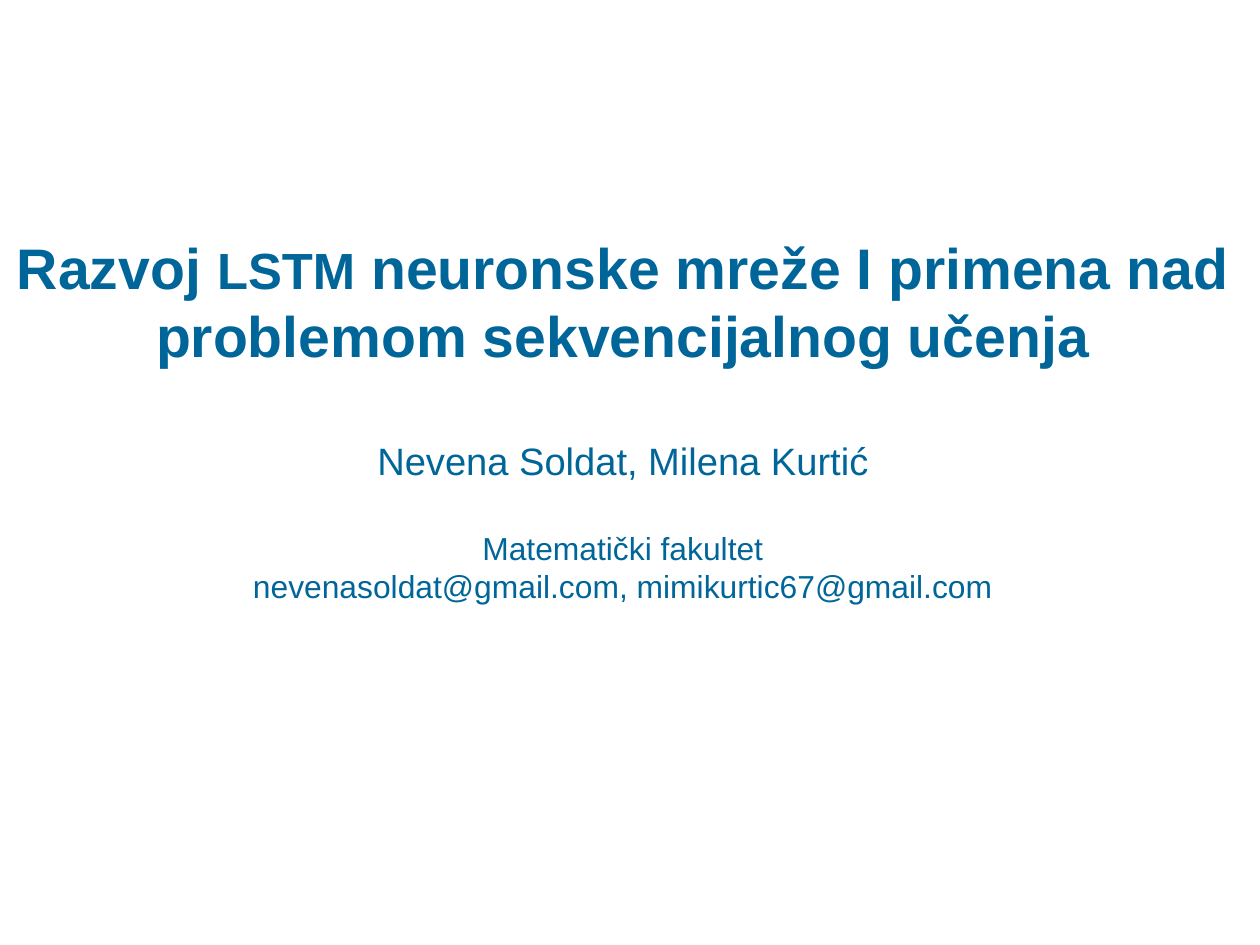
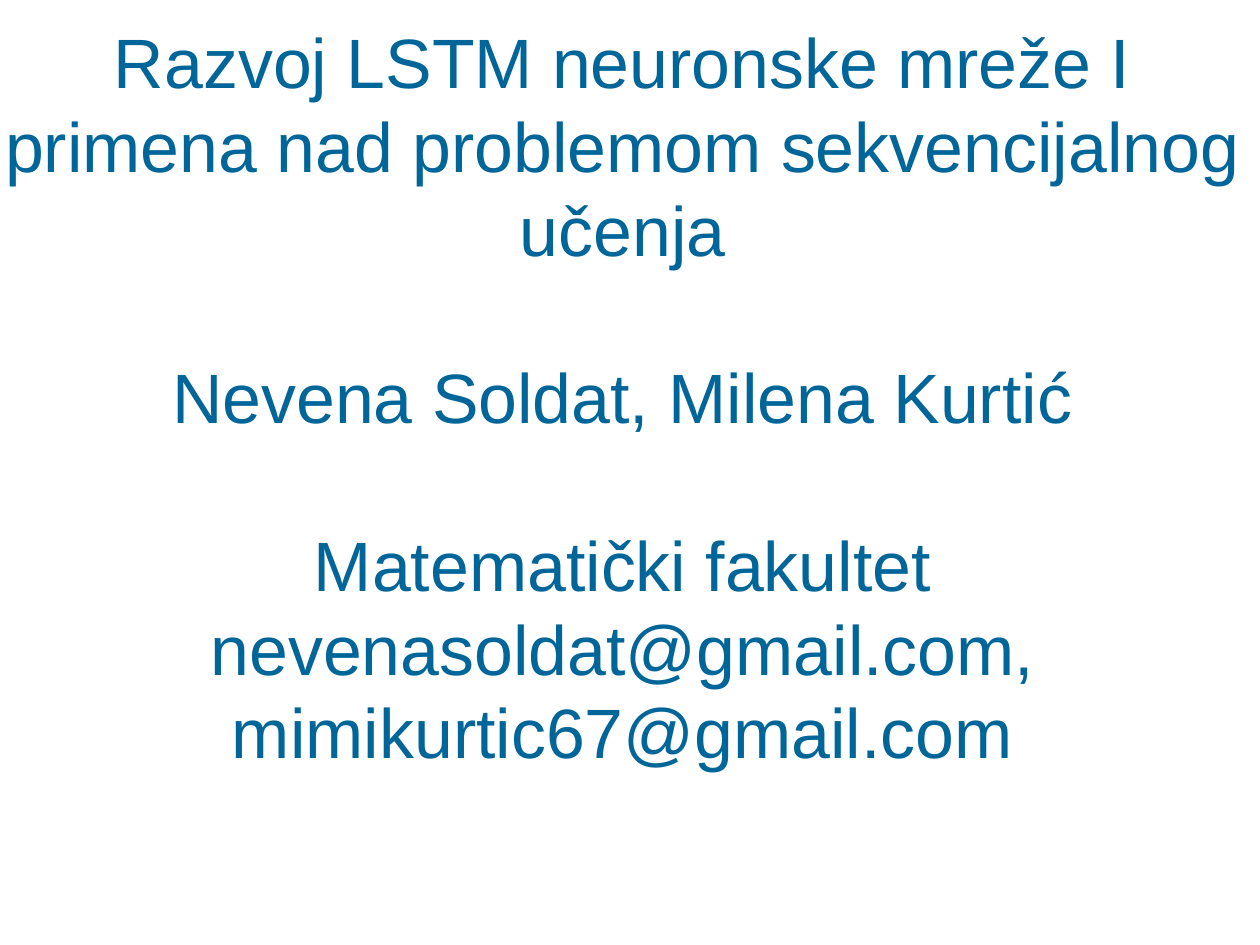
Before and after one commit to NevenaSoldat/text_generation, a slide deck: slide 1 of presentation.odp. Drawn at 1260x945 pixels with LibreOffice and Linux fonts; fonts in the diff are those of the drawing; background and template pictures are left out. Boxes give left, top, right and bottom in pixels: in the first picture for what was removed or moved away, otherwise in the second. Text is boxed around its words. In the diff, an @@ line names an element or a change of style, - is before the commit and + after.

```diff
--- a/presentation.odp
+++ b/presentation.odp
@@ title "Razvoj LSTM neuronske mreže I ...": place and size @@
-title "Razvoj LSTM neuronske mreže I ..." at (17, 246, 1227, 604)
+title "Razvoj LSTM neuronske mreže I ..." at (5, 37, 1239, 772)
@@ title "Razvoj LSTM neuronske mreže I ..." at (5, 37, 1239, 772): size 36 to 44 pt in "Razvoj neuronske mreže I primena nad problemom ..."; size 32 to 44 pt in "LSTM"; size 24 to 44 pt in "Nevena Soldat, Milena Kurtić"; size 20 to 44 pt in "Matematički fakultet nevenasoldat@gmail.com, mimikurtic67@gm ..."; bold off in "Razvoj LSTM neuronske mreže I primena nad ..." @@
```
Also in this commit, not shown: 14 other slides changed, 6 other files.
